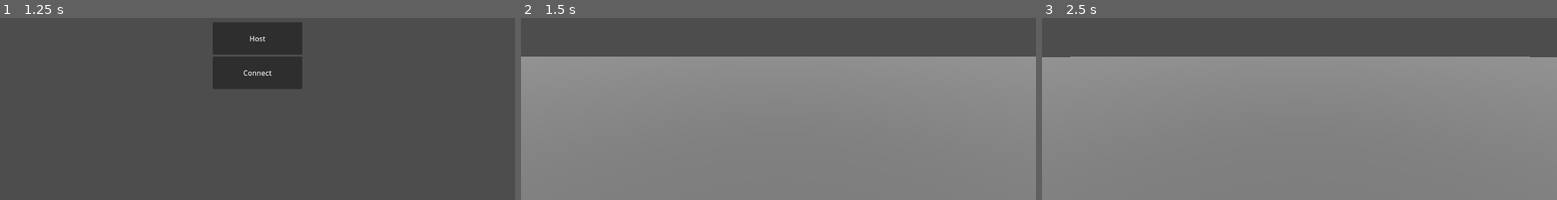
Above: before the commit, frames 1-3 (left to right).
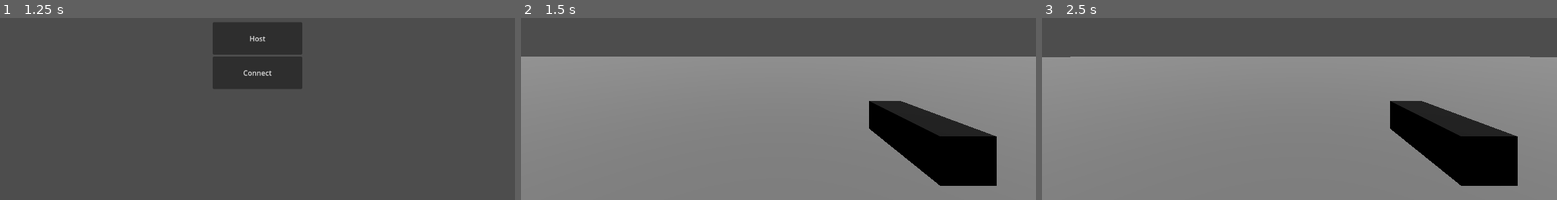
Above: after the commit, the same moments.

Repository: banane42/godot_spawn_sync
Game: Godot game, scene res://scenes/startup.tscn
Two runs of this game, one before a commit and one after it. Both use one fixed random seed, a clock stepped at 60 frames per second and the inputs below.
Inputs:
- Up to frame 1 (1.25 s): tap Enter at 0.5 s; hold D (move_right) from 0.53 s (still down); tap Space (jump) at 0.6, 0.77, 1.07 s
- Up to frame 2 (1.5 s): release D (move_right) at 1.25 s; click "Host" at 1.25 s
- Up to frame 3 (2.5 s): tap Space (jump) at 2, 2.1, 2.27 s; hold S (move_backward) from 2.03 s (still down)

Frame 1 is identical in both runs. In frame 2, 7.6% of the frame differs, in the area x 67-93%, y 45-93%; in frame 3, 7.6%.

Commit message:
fix weird issues

Diff:
--- a/objects/player.tscn
+++ b/objects/player.tscn
@@ -7,21 +7,31 @@
 
 [sub_resource type="CapsuleMesh" id="CapsuleMesh_m84c7"]
 
+[sub_resource type="StandardMaterial3D" id="StandardMaterial3D_x10no"]
+albedo_color = Color(0, 0, 0, 1)
+
+[sub_resource type="BoxMesh" id="BoxMesh_1qcyp"]
+material = SubResource("StandardMaterial3D_x10no")
+size = Vector3(0.13, 0.115, 0.345)
+
 [sub_resource type="SceneReplicationConfig" id="SceneReplicationConfig_n0m5b"]
-properties/0/path = NodePath(".:position")
+properties/0/path = NodePath(".:player")
 properties/0/spawn = true
-properties/0/replication_mode = 1
-properties/1/path = NodePath(".:player")
+properties/0/replication_mode = 0
+properties/1/path = NodePath(".:velocity")
 properties/1/spawn = true
 properties/1/replication_mode = 1
-properties/2/path = NodePath(".:velocity")
+properties/2/path = NodePath(".:position")
 properties/2/spawn = true
 properties/2/replication_mode = 1
 
 [sub_resource type="SceneReplicationConfig" id="SceneReplicationConfig_ckkj8"]
-properties/0/path = NodePath(".:input_direction")
-properties/0/spawn = false
+properties/0/path = NodePath(".:is_jumping")
+properties/0/spawn = true
 properties/0/replication_mode = 1
+properties/1/path = NodePath(".:input_direction")
+properties/1/spawn = true
+properties/1/replication_mode = 1
 
 [node name="Player" type="CharacterBody3D"]
 script = ExtResource("1_mbwy0")
@@ -30,9 +40,16 @@
 transform = Transform3D(1, 0, 0, 0, 1, 0, 0, 0, 1, 0, 1, 0)
 shape = SubResource("CapsuleShape3D_l8fli")
 
-[node name="Mesh" type="MeshInstance3D" parent="."]
+[node name="Model" type="Node3D" parent="."]
 transform = Transform3D(1, 0, 0, 0, 1, 0, 0, 0, 1, 0, 1, 0)
+
+[node name="Mesh" type="MeshInstance3D" parent="Model"]
 mesh = SubResource("CapsuleMesh_m84c7")
+skeleton = NodePath("../..")
+
+[node name="Gun" type="MeshInstance3D" parent="Model"]
+transform = Transform3D(1, 0, 0, 0, 1, 0, 0, 0, 1, 0.44, 0.49, -1.077)
+mesh = SubResource("BoxMesh_1qcyp")
 
 [node name="ServerSynchron" type="MultiplayerSynchronizer" parent="."]
 replication_config = SubResource("SceneReplicationConfig_n0m5b")
Not shown: 1 places in objects/player.tscn that only renumber resources
